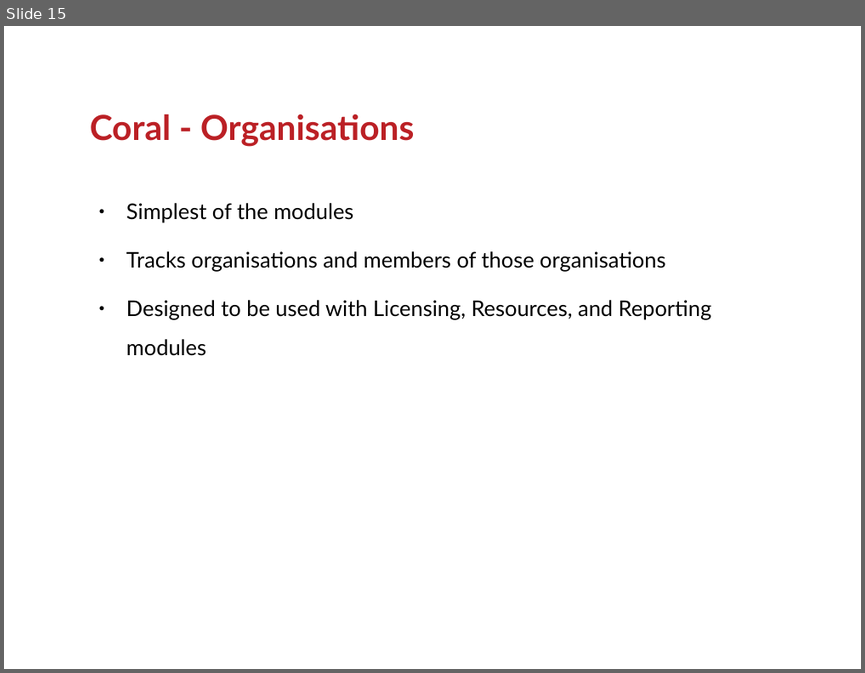
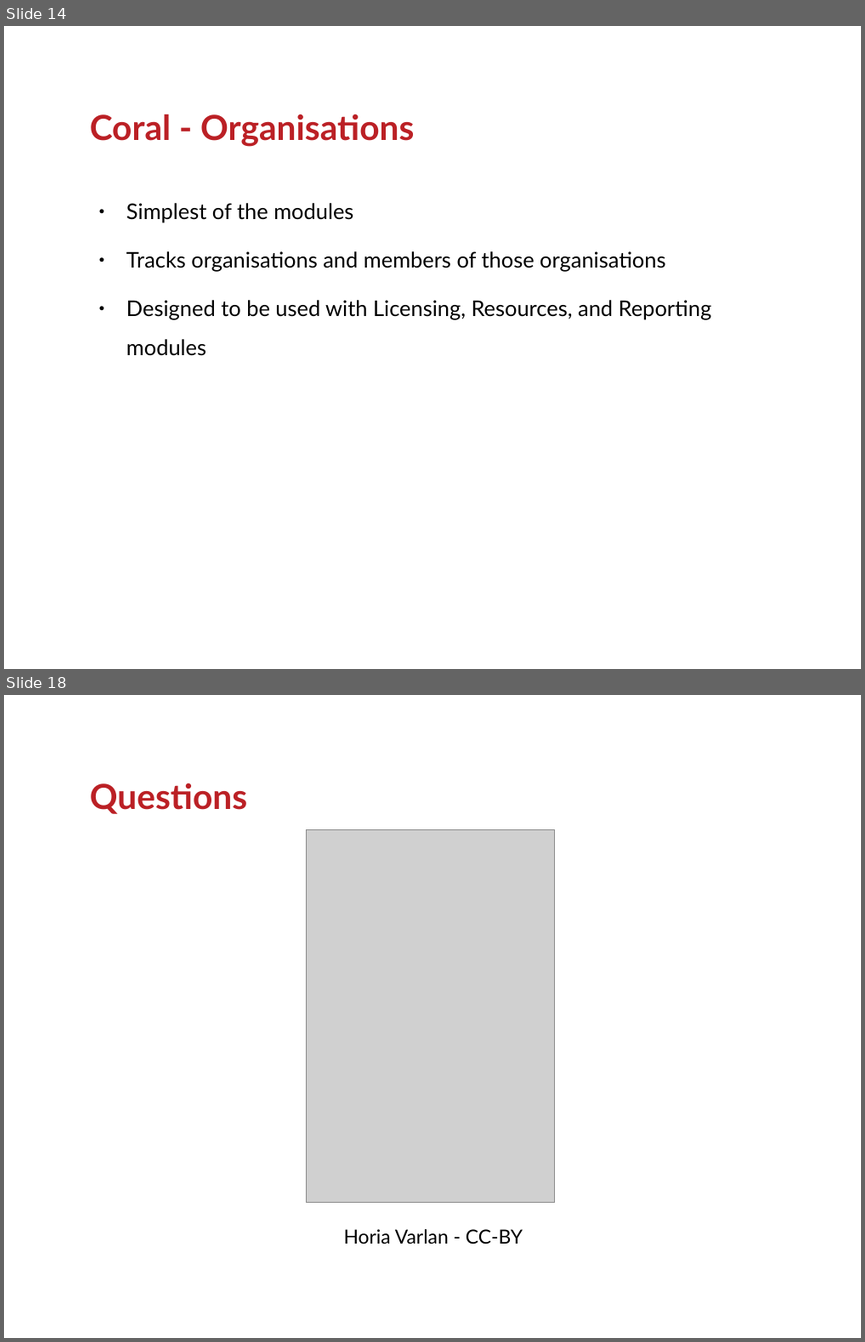
Before and after one commit to ranginui/presentation, a slide deck: kohaconclave/opensource_erm/erm.odp. Shown one above the other, each under a label of ours: slide 15 before the commit, slides 14 and 18 after it; the slides between them are not shown. The pictures are 865x673 and 865x1342 pixels, drawn with LibreOffice and Linux fonts; fonts in the diff are those of the drawing; grey boxes stand for pictures; background and template pictures are left out. Boxes give left, top, right and bottom in pixels: in the first picture for what was removed or moved away, otherwise in the second. Text is boxed around its words. In the diff, an @@ line names an element or a change of style, - is before the commit and + after.

```diff
--- a/kohaconclave/opensource_erm/erm.odp
+++ b/kohaconclave/opensource_erm/erm.odp
@@ slide 18 added at box(4, 695, 861, 1338), background #FFFFFF @@
@@ title added at box(90, 783, 247, 814), 32 pt, text #BB2025, bold @@
+Questions
@@ picture added at box(307, 829, 556, 1202) @@
@@ text added at box(344, 1229, 522, 1244), 18 pt, text #000000 @@
+Horia Varlan - CC-BY
@@ what was slide 15 is now slide 14 @@
```
Also in this commit, not shown: 1 slide changed, 2 other slides added, 3 slides removed.
